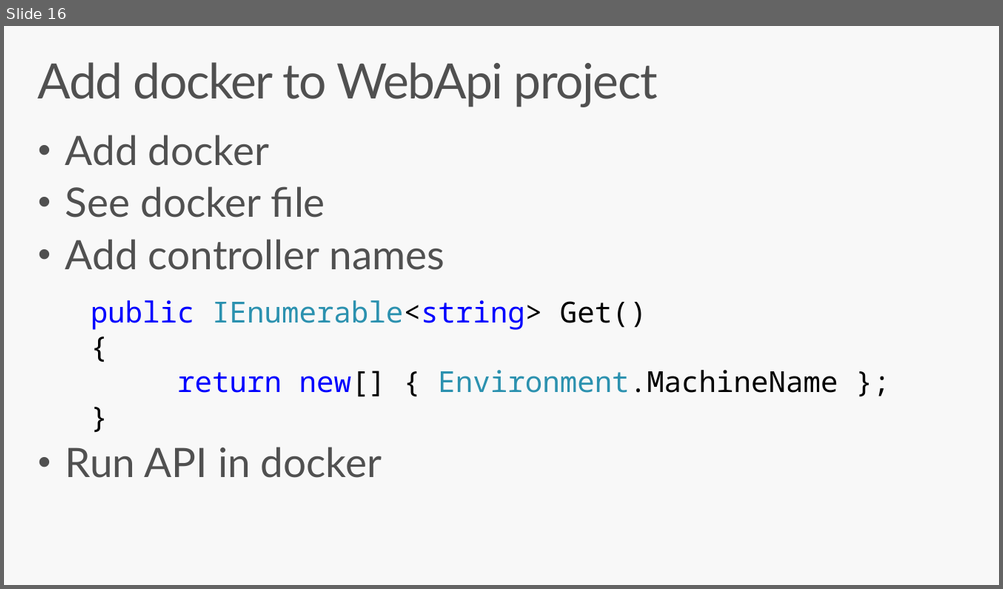
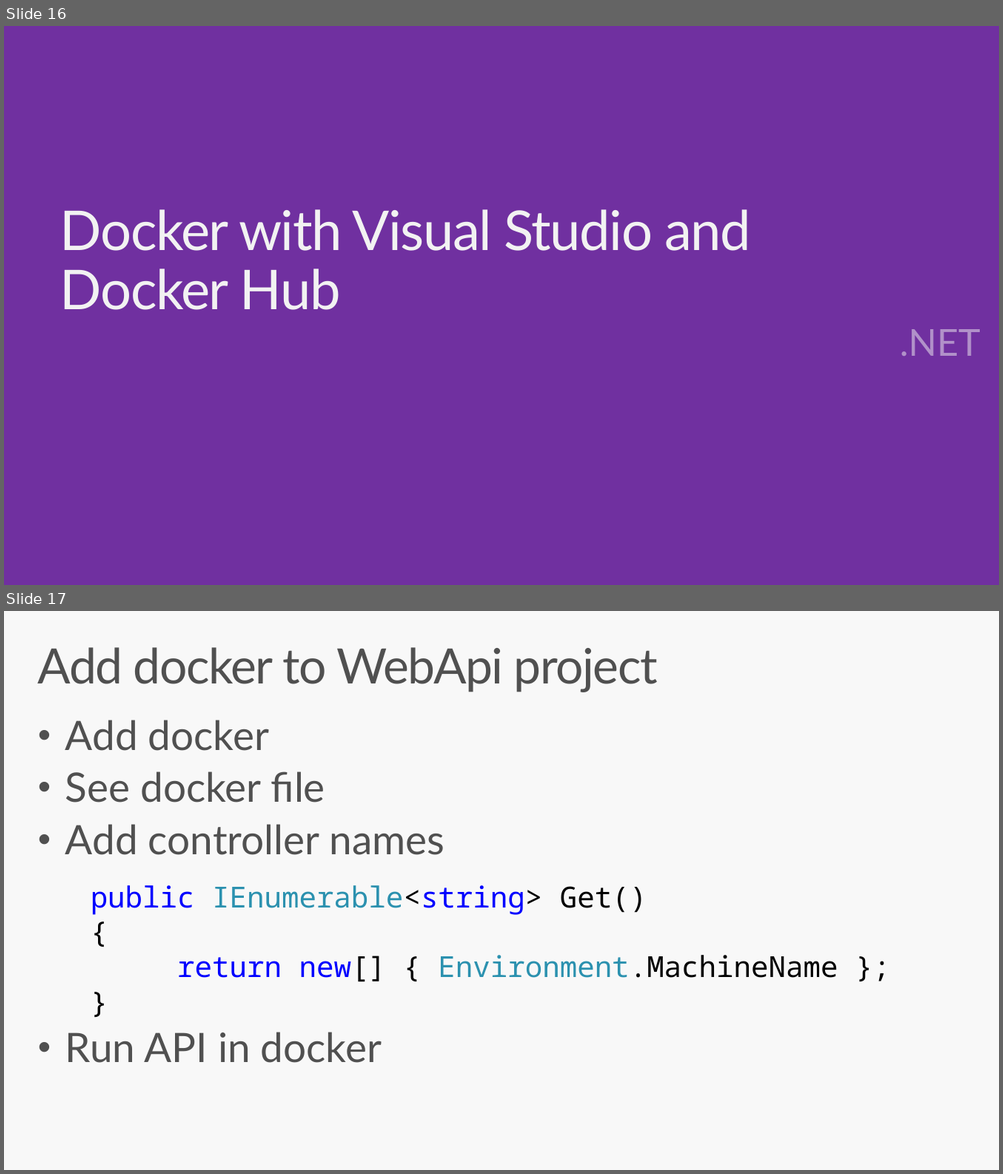
Before and after one commit to jlamch/.net-core, a slide deck: 5.workshop2.pptx. Shown one above the other, each under a label of ours: slide 16 before the commit, slides 16 and 17 after it. The pictures are 1003x589 and 1003x1174 pixels, drawn with LibreOffice and Linux fonts; fonts in the diff are those of the drawing; background and template pictures are left out. Boxes give left, top, right and bottom in pixels: in the first picture for what was removed or moved away, otherwise in the second. Text is boxed around its words. In the diff, an @@ line names an element or a change of style, - is before the commit and + after.

```diff
--- a/5.workshop2.pptx
+++ b/5.workshop2.pptx
@@ slide 16 added at (4, 26, 999, 585), background #7030A0 @@
@@ title added at (60, 210, 751, 310), 52.9 pt, text #F2F2F2 @@
+Docker with Visual Studio and Docker Hub
@@ text added at (899, 329, 980, 356), 36 pt, text #F2F2F2 at 49% opacity @@
+.NET
@@ what was slide 16 is now slide 17 @@
```
Also in this commit, not shown: 8 other slides added, 1 slide removed, 2 other files.
